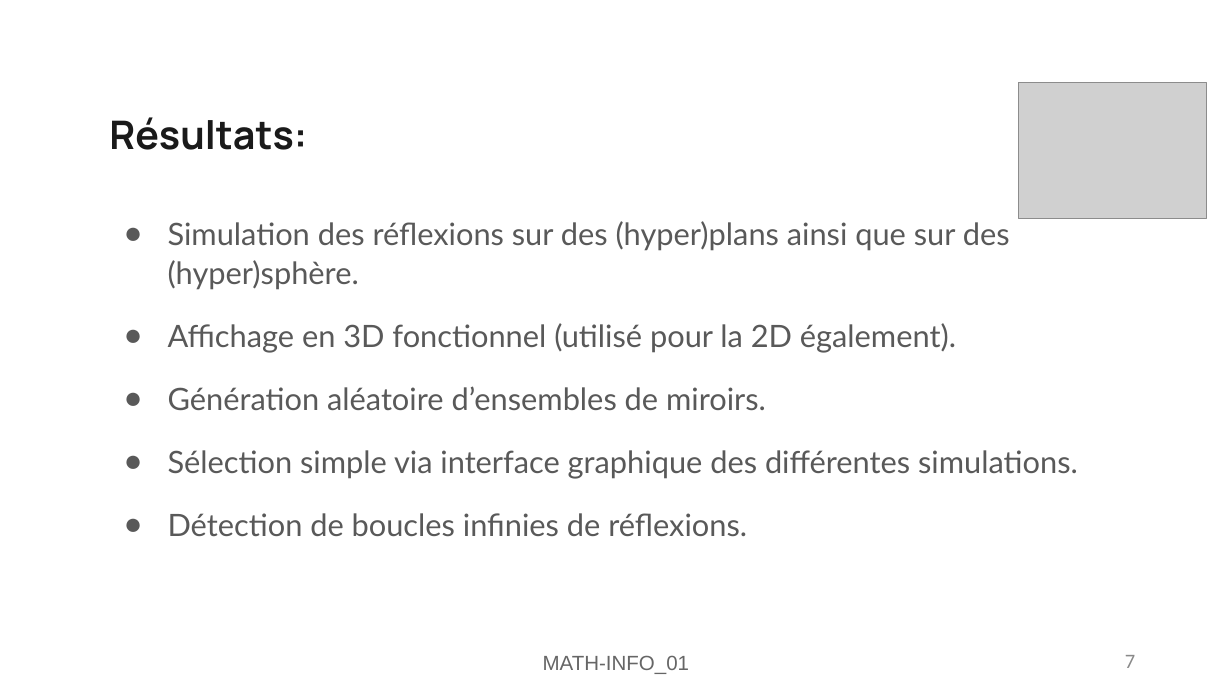
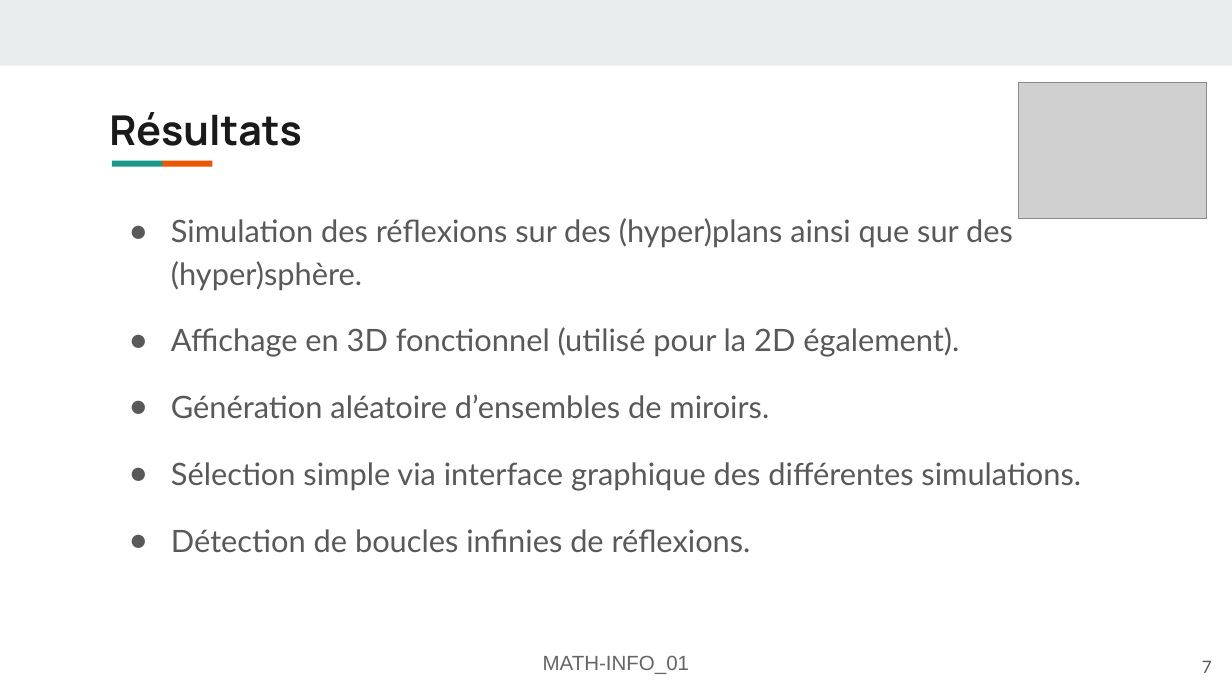
Before and after one commit to FlashOnFire/MirrorVerse, a slide deck: slide 7 of project_managment/pres2/MATH-INFO_01-Présentation-mirror-verse.odp. Drawn at 1232x693 pixels with LibreOffice and Linux fonts; fonts in the diff are those of the drawing; grey boxes stand for pictures. Boxes give left, top, right and bottom in pixels: in the first picture for what was removed or moved away, otherwise in the second. Text is boxed around its words. In the diff, an @@ line names an element or a change of style, - is before the commit and + after.

```diff
--- a/project_managment/pres2/MATH-INFO_01-Présentation-mirror-verse.odp
+++ b/project_managment/pres2/MATH-INFO_01-Présentation-mirror-verse.odp
@@ rectangle added at <box>0,0,1232,65</box>, fill #E9EDEE @@
@@ title at <box>109,112,302,146</box>: text changed; size 23 to 24.1 pt @@
-Résultats:
+Résultats
@@ rectangle added at <box>112,160,163,166</box>, fill #1A9988 @@
@@ rectangle added at <box>161,160,212,166</box>, fill #EB5600 @@
@@ text "Simulation des réflexions sur des ..." at <box>171,218,1081,552</box>: indent changed; line spacing 1.05 to 1.15 @@
@@ page number: place and size @@
-page number at <box>1125,655,1135,668</box>
+page number at <box>1202,660,1212,673</box>
@@ page number at <box>1202,660,1212,673</box>: size 12 to 10 pt, font Calibri to Lato, text colour #898989 to #595959 @@
```
Also in this commit, not shown: 11 other slides changed, 1 other file.
